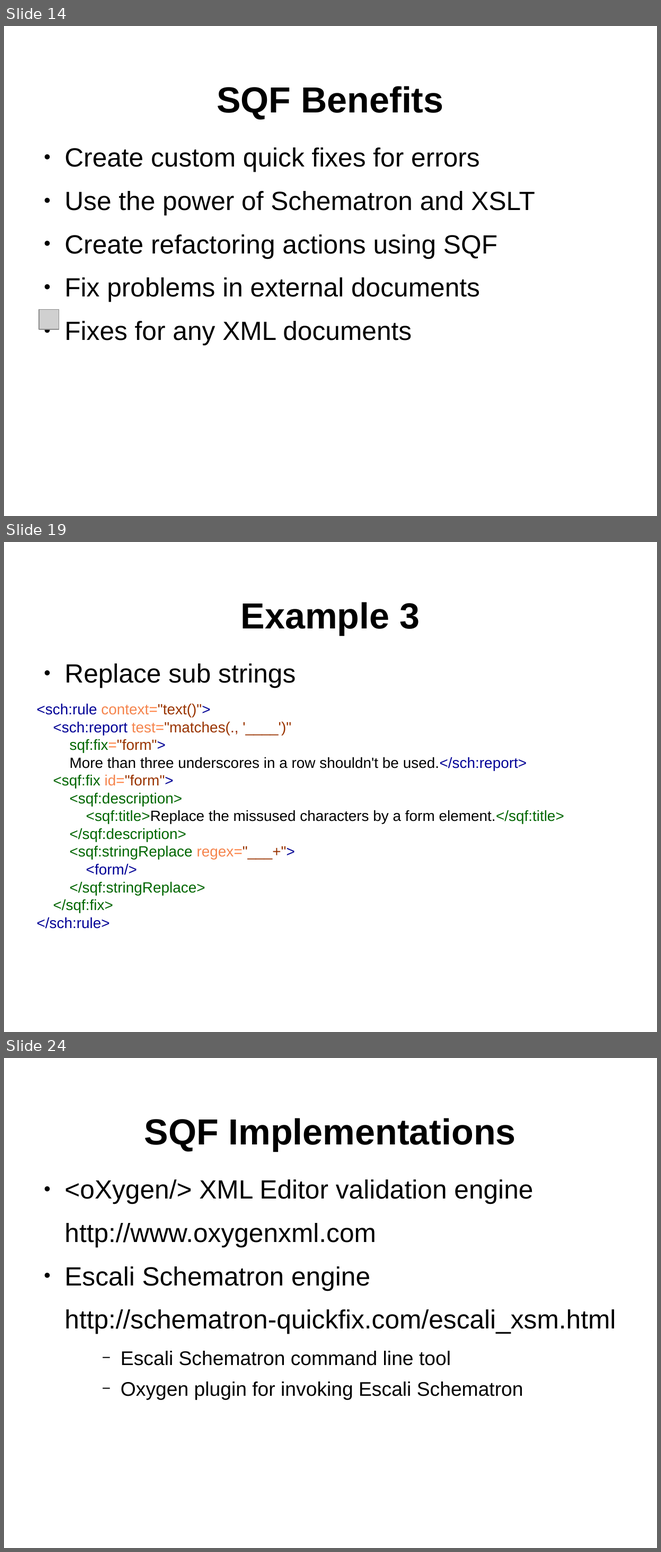
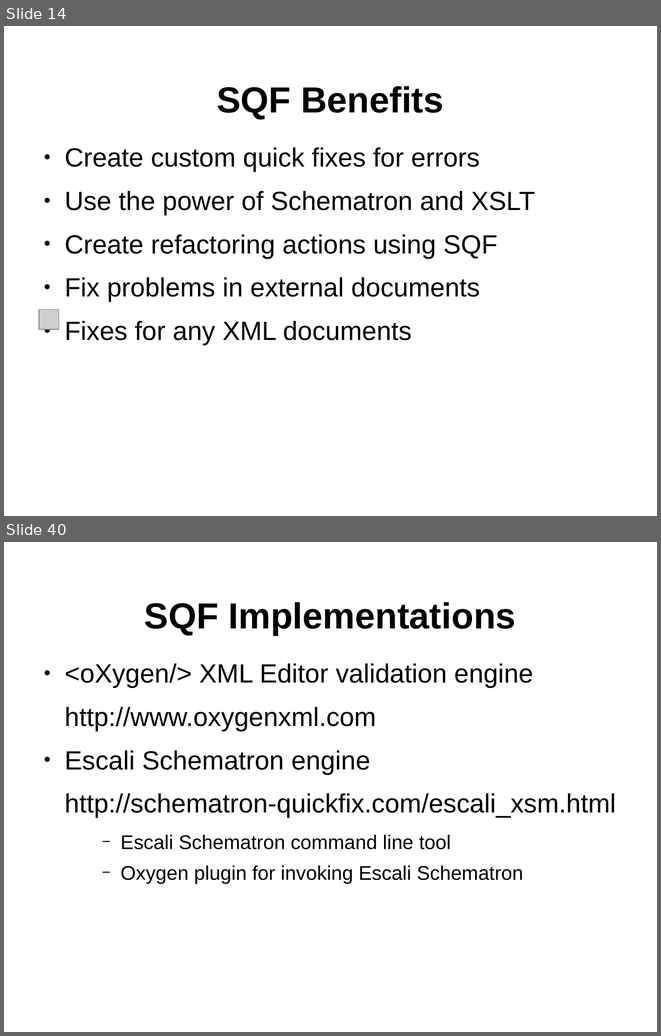
Before and after one commit to octavianN/Schematron-QuickFix-Language-Presentation, a slide deck: Final/SQF.odp. Shown one above the other, each under a label of ours: slides 14, 19 and 24 before the commit, slides 14 and 40 after it; the slides between them are not shown. The pictures are 661x1552 and 661x1036 pixels, drawn with LibreOffice and Linux fonts; fonts in the diff are those of the drawing; grey boxes stand for pictures; background and template pictures are left out. Boxes give left, top, right and bottom in pixels: in the first picture for what was removed or moved away, otherwise in the second. Text is boxed around its words. In the diff, an @@ line names an element or a change of style, - is before the commit and + after.

```diff
--- a/Final/SQF.odp
+++ b/Final/SQF.odp
@@ slide 19 removed at <box>4,542,657,1032</box>, background #FFFFFF; not listed: 1 template element that a slide beside it also shows @@
@@ title removed at <box>241,602,420,635</box> @@
-Example 3
@@ text removed at <box>37,663,564,928</box> @@
-● Replace sub strings
-<sch:rule context="text()">
-<sch:report test="matches(., '____')"
-sqf:fix="form">
-More than three underscores in a row shouldn't be used.</sch:report>
-<sqf:fix id="form">
-<sqf:description>
-<sqf:title>Replace the missused characters by a form element.</sqf:title>
-</sqf:description>
-<sqf:stringReplace regex="___+">
-<form/>
-</sqf:stringReplace>
-</sqf:fix>
-</sch:rule>
@@ what was slide 24 is now slide 40 @@
```
Also in this commit, not shown: 8 slides changed, 17 slides added, 2 other files.
